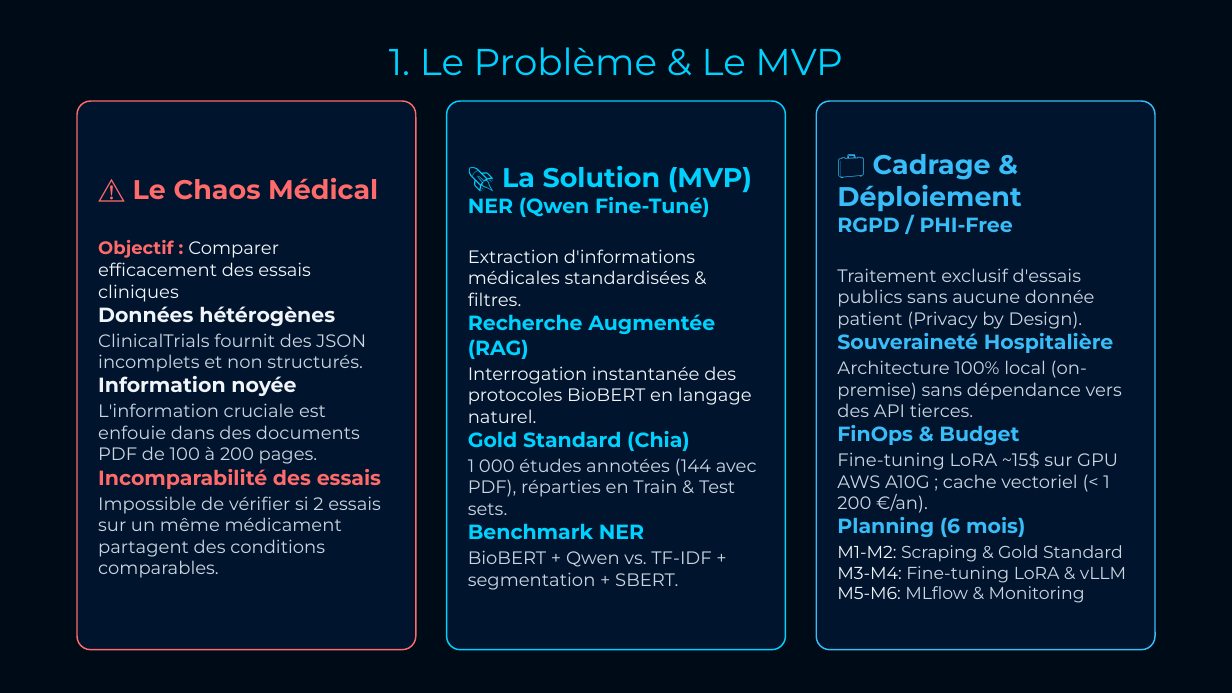
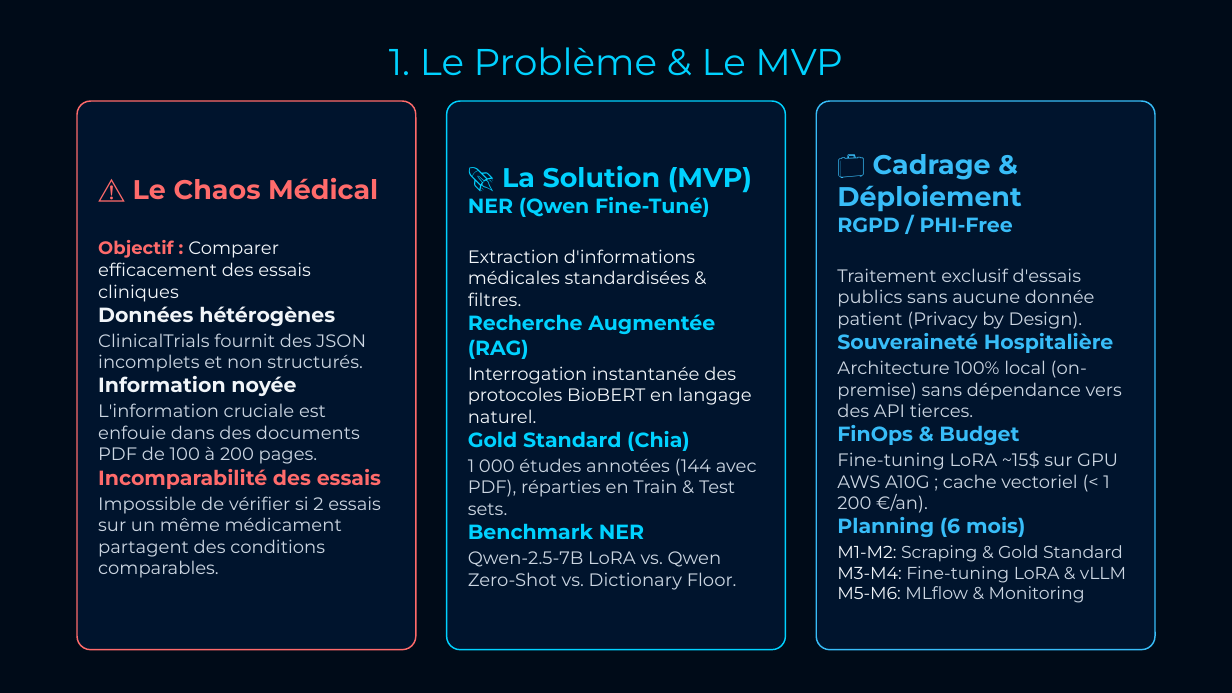
Before and after one commit to Elkristobal59/CERTIFICATION_CDSD, a slide deck: slide 2 of Bloc_6_CliNER/CliNER_presentation.pptx. Drawn at 1232x693 pixels with LibreOffice and Linux fonts; fonts in the diff are those of the drawing. Boxes give left, top, right and bottom in pixels: in the first picture for what was removed or moved away, otherwise in the second. Text is boxed around its words. In the diff, an @@ line names an element or a change of style, - is before the commit and + after.

```diff
--- a/Bloc_6_CliNER/CliNER_presentation.pptx
+++ b/Bloc_6_CliNER/CliNER_presentation.pptx
@@ text at (468, 551, 737, 590): text changed @@
-BioBERT + Qwen vs. TF-IDF + segmentation + SBERT.
+Qwen-2.5-7B LoRA vs. Qwen Zero-Shot vs. Dictionary Floor.
```
Also in this commit, not shown: 1 other slide changed, 17 other files.
